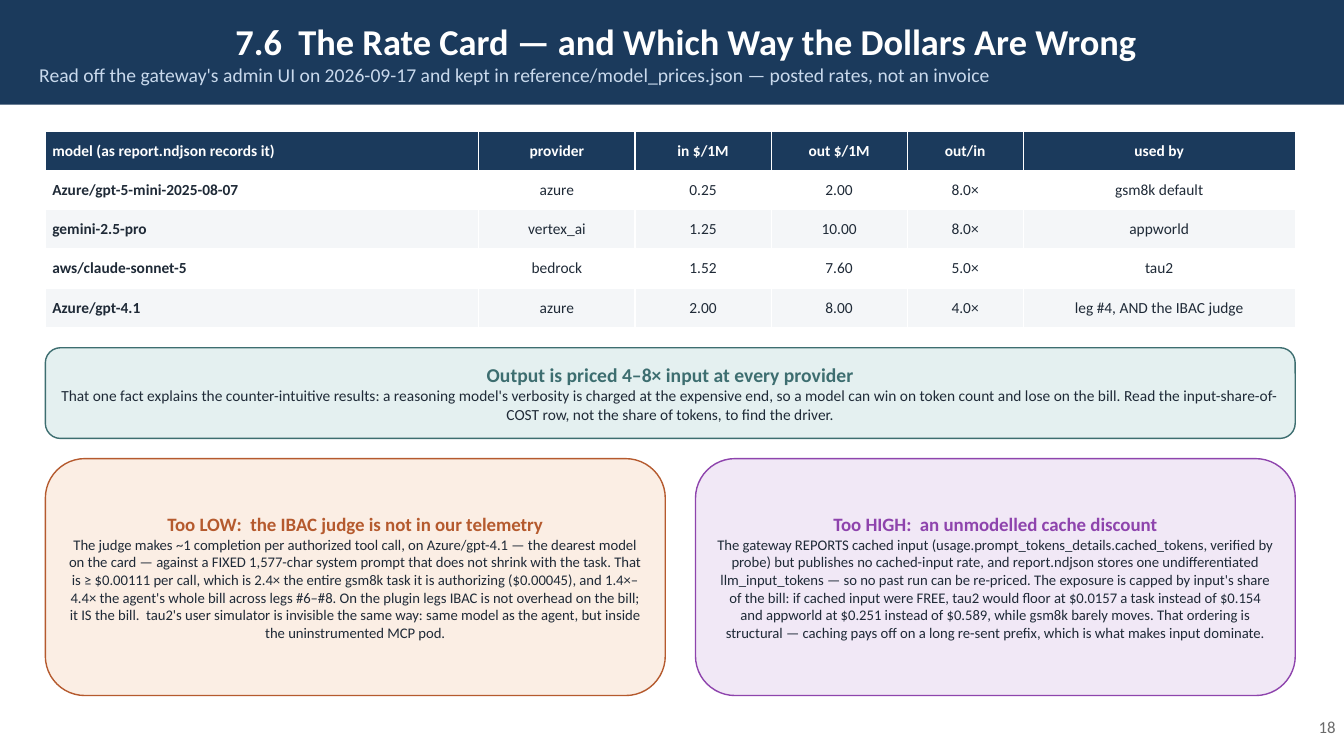
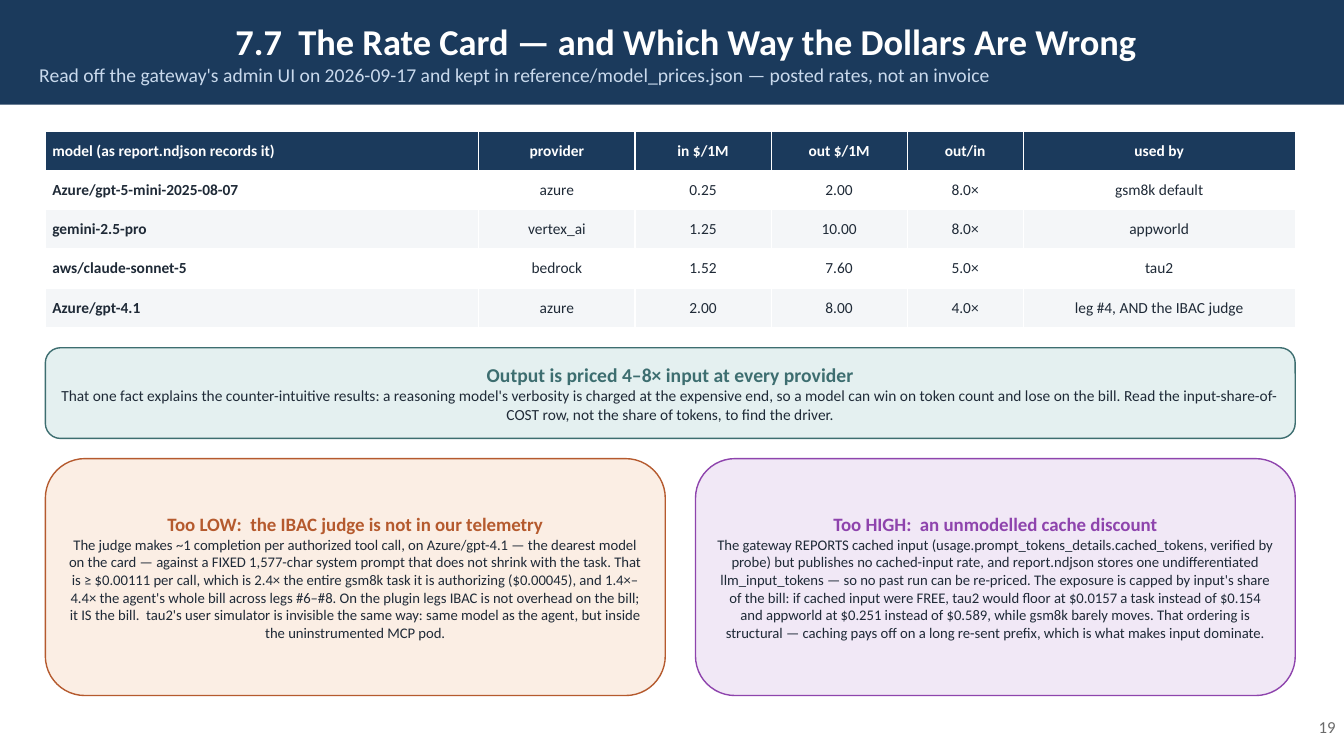
Before and after one commit to rossoctl/autobench, a slide deck: slide 19 of docs/AutoBench.pptx (slide 18 before the commit). Drawn at 1344x756 pixels with LibreOffice and Linux fonts; fonts in the diff are those of the drawing. Boxes give left, top, right and bottom in pixels: in the first picture for what was removed or moved away, otherwise in the second. Text is boxed around its words. In the diff, an @@ line names an element or a change of style, - is before the commit and + after.

```diff
--- a/docs/AutoBench.pptx
+++ b/docs/AutoBench.pptx
@@ text in rectangle at <box>235,29,1136,61</box>: text changed @@
-7.6 The Rate Card — and Which Way the Dollars Are Wrong
+7.7 The Rate Card — and Which Way the Dollars Are Wrong
@@ text at <box>1319,722,1336,733</box>: text changed @@
-18
+19
```
Also in this commit, not shown: 13 other slides changed, 7 other files.
